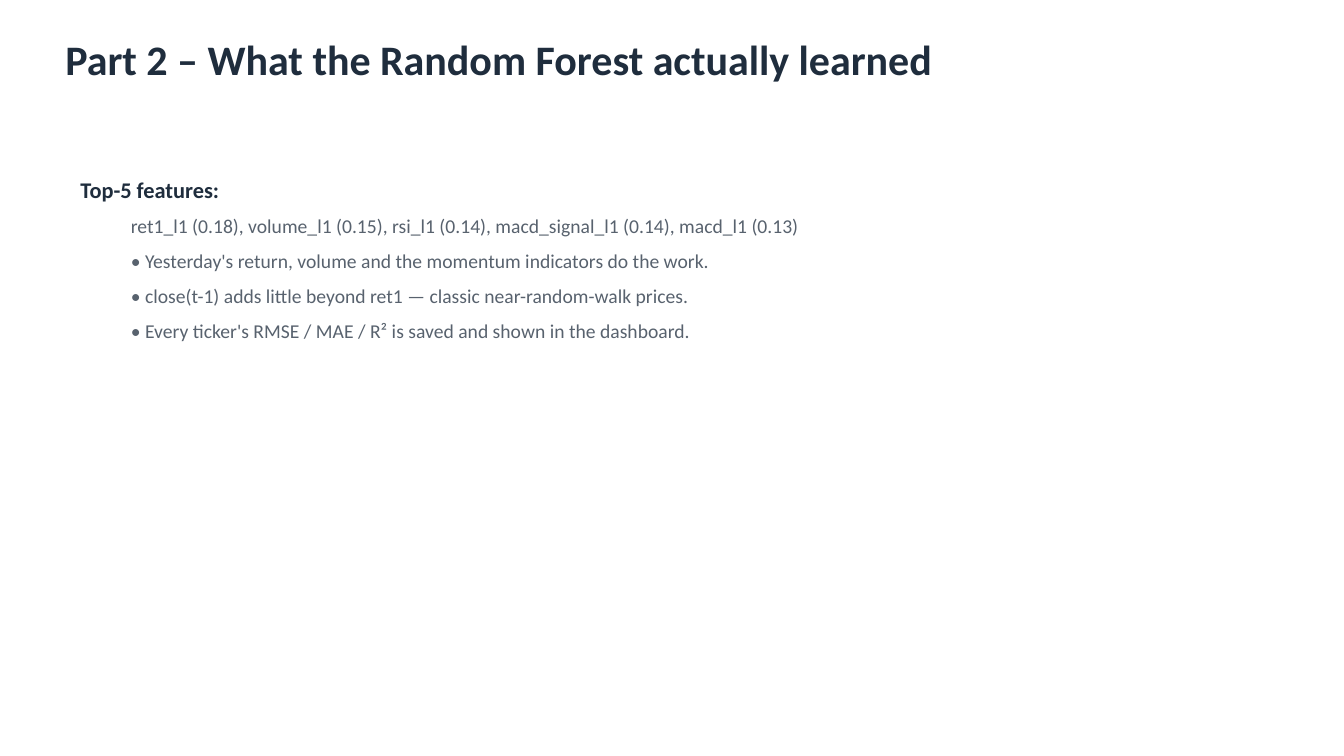
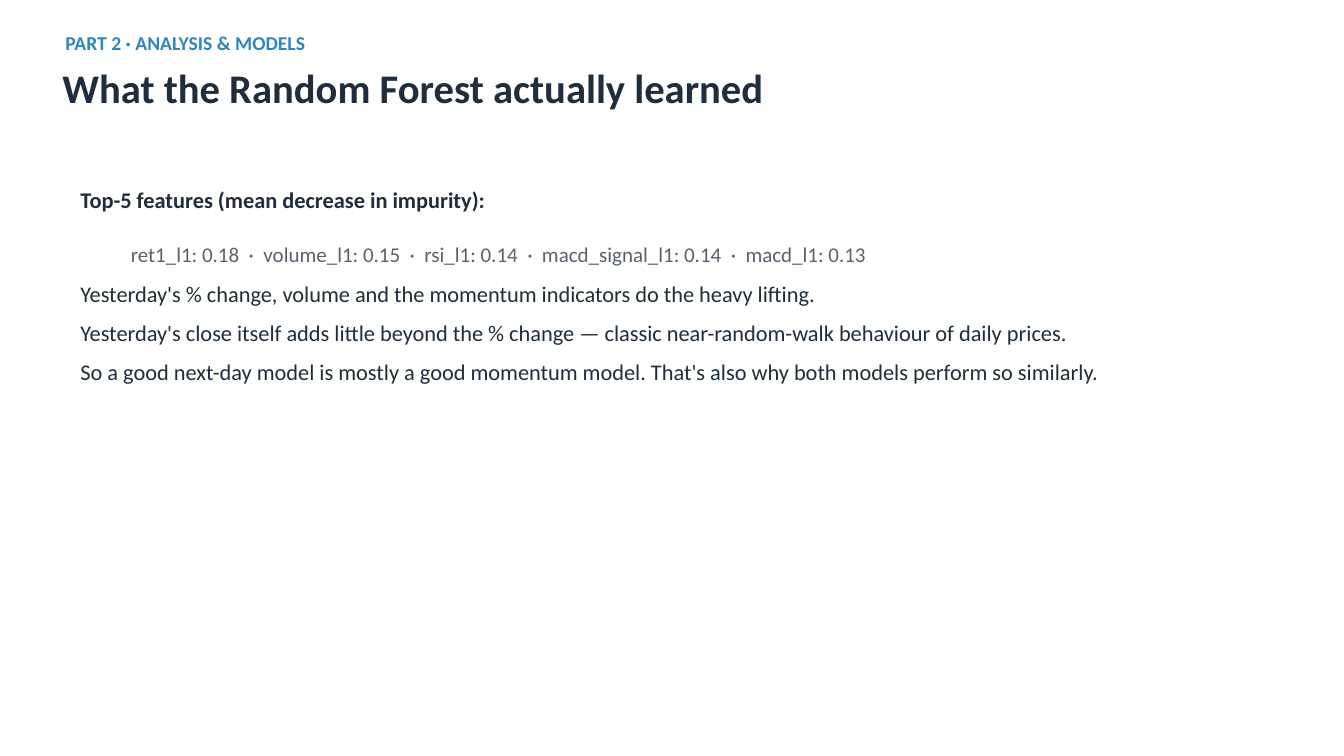
Before and after one commit to jaismine19/NextClose, a slide deck: slide 11 of docs/CSIS4260_Assignment1_Dashboard_Screenshots.pptx (slide 9 before the commit). Drawn at 1344x756 pixels with LibreOffice and Linux fonts; fonts in the diff are those of the drawing. Boxes give left, top, right and bottom in pixels: in the first picture for what was removed or moved away, otherwise in the second. Text is boxed around its words. In the diff, an @@ line names an element or a change of style, - is before the commit and + after.

```diff
--- a/docs/CSIS4260_Assignment1_Dashboard_Screenshots.pptx
+++ b/docs/CSIS4260_Assignment1_Dashboard_Screenshots.pptx
@@ text added at <box>65,37,305,50</box>, 14 pt, text #2E86C1, bold @@
+PART 2 · ANALYSIS & MODELS
@@ text at <box>62,74,763,110</box>: text changed; size 30 to 29 pt @@
-Part 2 – What the Random Forest actually learned
+What the Random Forest actually learned
@@ text added at <box>80,191,485,212</box>, 16 pt, text #1F2D3D, bold @@
+Top-5 features (mean decrease in impurity):
@@ text at <box>80,247,1098,384</box>: text changed; size 14 to 16 pt; text colour #58626E to #1F2D3D @@
-Top-5 features:
-  ret1_l1 (0.18), volume_l1 (0.15), rsi_l1 (0.14), macd_signal_l1 (0.14), macd_l1 (0.13)
-  • Yesterday's return, volume and the momentum indicators do the work.
-  • close(t-1) adds little beyond ret1 — classic near-random-walk prices.
-  • Every ticker's RMSE / MAE / R² is saved and shown in the dashboard.
+  ret1_l1: 0.18 · volume_l1: 0.15 · rsi_l1: 0.14 · macd_signal_l1: 0.14 · macd_l1: 0.13
+Yesterday's % change, volume and the momentum indicators do the heavy lifting.
+Yesterday's close itself adds little beyond the % change — classic near-random-walk behaviour of daily prices.
+So a good next-day model is mostly a good momentum model. That's also why both models perform so similarly.
```
Also in this commit, not shown: 7 other slides changed, 14 slides added, 8 slides removed, 1 other file.
